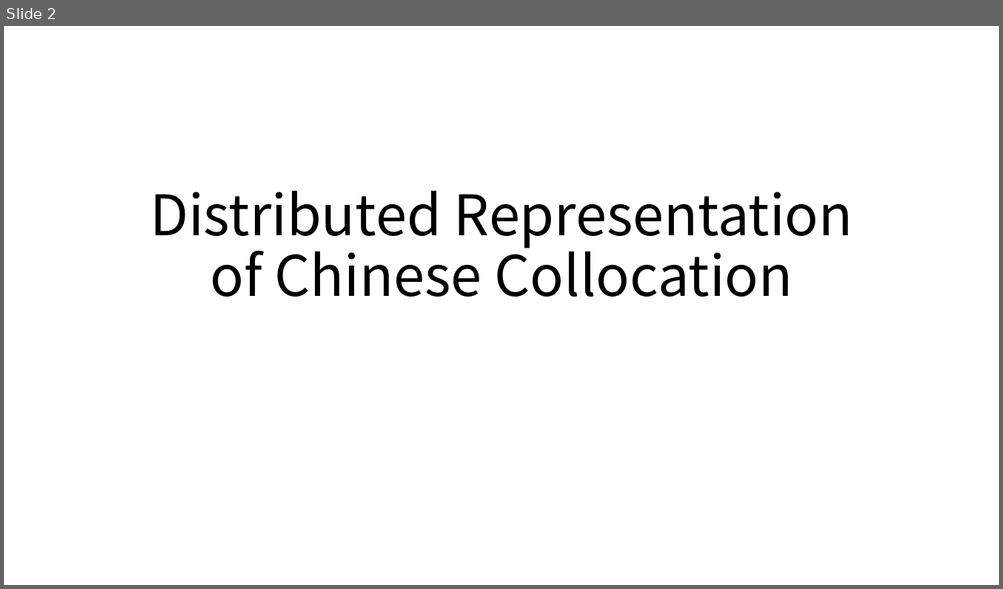
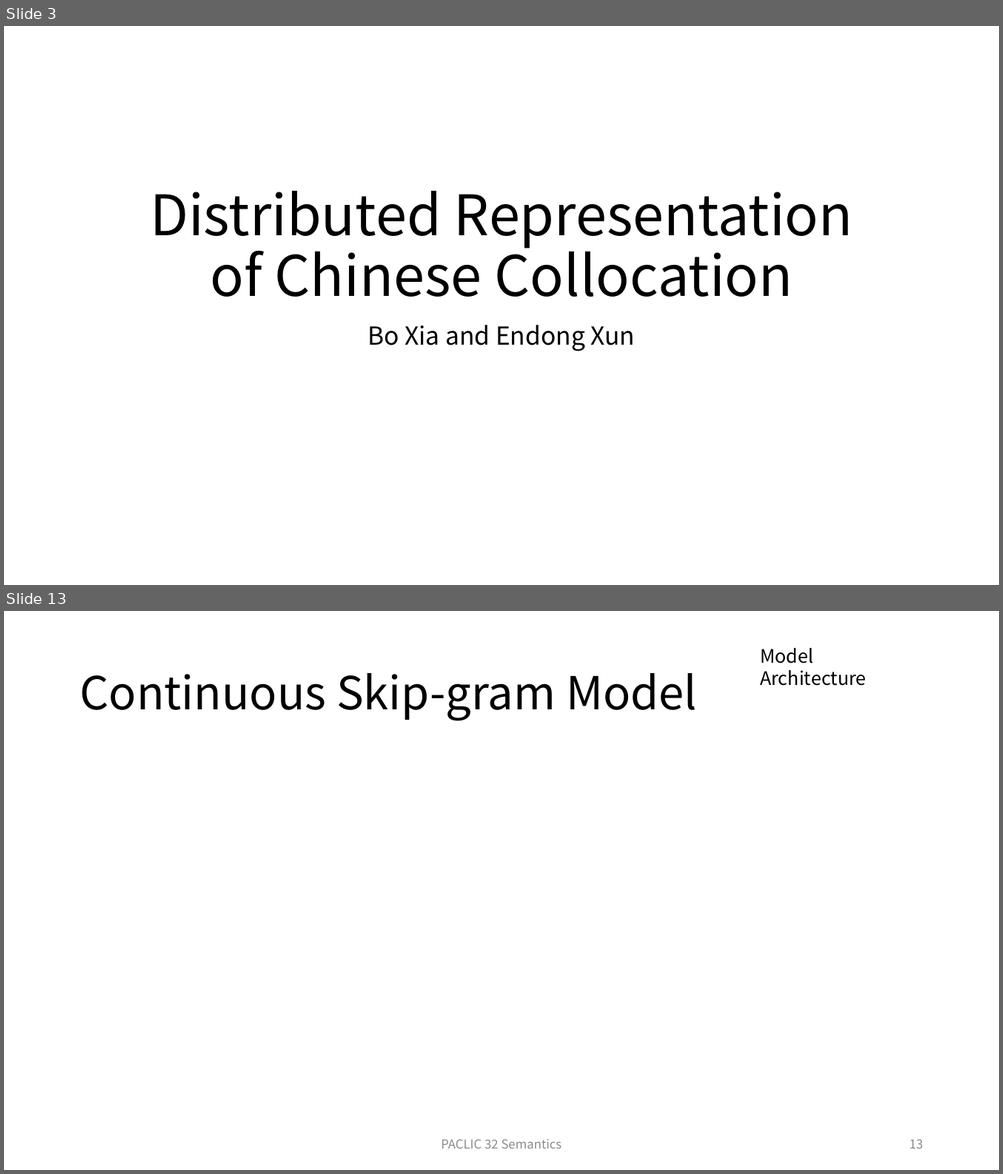
Before and after one commit to xiabo0816/Chinese_MWEs_Representation, a slide deck: PACLIC 32 Semantics session.pptx. Shown one above the other, each under a label of ours: slide 2 before the commit, slides 3 and 13 after it; the slides between them are not shown. The pictures are 1003x589 and 1003x1174 pixels, drawn with LibreOffice and Linux fonts; fonts in the diff are those of the drawing. Boxes give left, top, right and bottom in pixels: in the first picture for what was removed or moved away, otherwise in the second. Text is boxed around its words. In the diff, an @@ line names an element or a change of style, - is before the commit and + after.

```diff
--- a/PACLIC 32 Semantics session.pptx
+++ b/PACLIC 32 Semantics session.pptx
@@ slide 13 added at (x1=4, y1=611, x2=999, y2=1170), background #FFFFFF @@
@@ text added at (x1=760, y1=648, x2=866, y2=686), 18 pt, text #000000 @@
+Model Architecture
@@ title added at (x1=79, y1=673, x2=697, y2=721), 44 pt, text #000000 @@
+Continuous Skip-gram Model
@@ text added at (x1=441, y1=1139, x2=562, y2=1149), 12 pt, text #8C8C8C @@
+PACLIC 32 Semantics
@@ page number added at (x1=909, y1=1139, x2=923, y2=1149), 12 pt, text #8C8C8C @@
+13
@@ what was slide 2 is now slide 3 @@
@@ slide 3 changed as well @@
@@ subtitle added at (x1=368, y1=325, x2=635, y2=352), 24 pt, text #000000 @@
+Bo Xia and Endong Xun
```
Also in this commit, not shown: 1 other slide changed, 18 other slides added, 2 slides removed, 3 other files.
